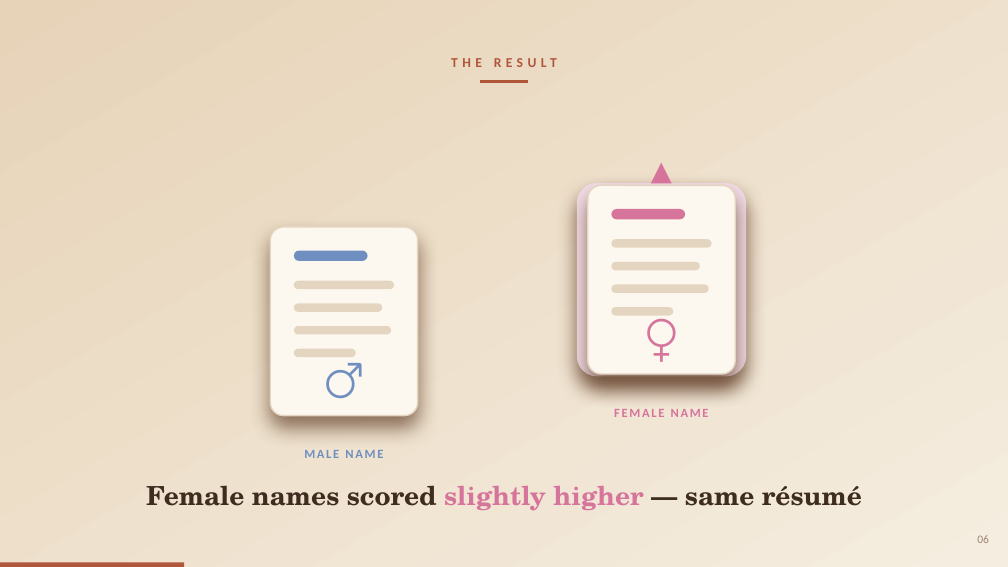
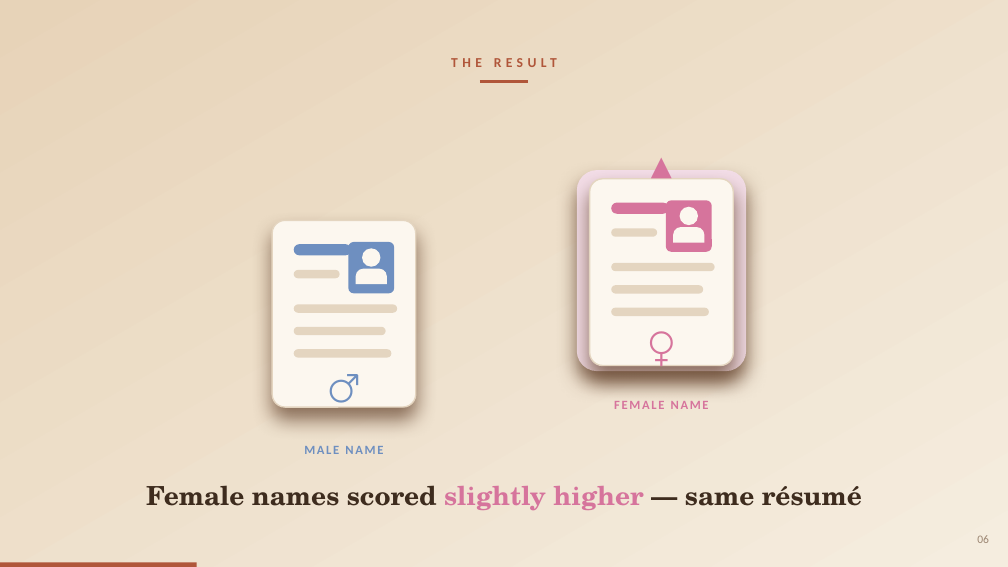
Before and after one commit to pwagle16/visual_communication, a slide deck: slide 6 of presentation/gender_bias_llm_hiring.pptx. Drawn at 1008x567 pixels with LibreOffice and Linux fonts; fonts in the diff are those of the drawing. Boxes give left, top, right and bottom in pixels: in the first picture for what was removed or moved away, otherwise in the second. Text is boxed around its words. In the diff, an @@ line names an element or a change of style, - is before the commit and + after.

```diff
--- a/presentation/gender_bias_llm_hiring.pptx
+++ b/presentation/gender_bias_llm_hiring.pptx
@@ rounded rectangle: place and size @@
-rounded rectangle at box(577, 183, 746, 377)
+rounded rectangle at box(577, 170, 746, 371)
@@ rounded rectangle: place and size @@
-rounded rectangle at box(588, 185, 736, 374)
+rounded rectangle at box(590, 179, 734, 366)
@@ rounded rectangle: place and size @@
-rounded rectangle at box(612, 209, 685, 219)
+rounded rectangle at box(611, 203, 668, 214)
@@ rounded rectangle added at box(666, 200, 712, 252), fill #D6749C @@
@@ ellipse added at box(680, 207, 698, 225), fill #FCF7EF @@
@@ 2 texts, 1 rounded rectangle: place and size @@
-2 texts, 1 rounded rectangle at box(270, 147, 699, 458)
+2 texts, 1 rounded rectangle at box(272, 142, 699, 454)
@@ rounded rectangle: place and size @@
-rounded rectangle at box(612, 239, 712, 247)
+rounded rectangle at box(611, 228, 657, 237)
@@ round same rect added at box(673, 227, 704, 243), fill #FCF7EF @@
@@ rounded rectangle: place and size @@
-rounded rectangle at box(294, 250, 368, 261)
+rounded rectangle at box(293, 244, 351, 256)
@@ rounded rectangle added at box(349, 242, 395, 293), fill #6E8FC0 @@
@@ round same rect added at box(355, 268, 386, 284), fill #FCF7EF @@
@@ ellipse added at box(362, 249, 380, 267), fill #FCF7EF @@
@@ rounded rectangle: place and size @@
-rounded rectangle at box(612, 262, 700, 270)
+rounded rectangle at box(611, 263, 715, 271)
@@ rounded rectangle: place and size @@
-rounded rectangle at box(294, 281, 395, 289)
+rounded rectangle at box(293, 270, 340, 278)
@@ rounded rectangle: place and size @@
-rounded rectangle at box(612, 284, 709, 293)
+rounded rectangle at box(611, 285, 703, 293)
@@ rounded rectangle: place and size @@
-rounded rectangle at box(294, 326, 392, 334)
+rounded rectangle at box(293, 327, 386, 335)
@@ rounded rectangle: place and size @@
-rounded rectangle at box(294, 303, 383, 312)
+rounded rectangle at box(293, 305, 397, 313)
@@ text "♀" at box(590, 321, 734, 369): size 42 to 34 pt @@
@@ text "♀": place and size @@
-text "♀" at box(588, 304, 736, 368)
+text "♀" at box(590, 321, 734, 369)
@@ rounded rectangle: place and size @@
-rounded rectangle at box(612, 307, 674, 315)
+rounded rectangle at box(611, 308, 709, 316)
@@ rounded rectangle: place and size @@
-rounded rectangle at box(294, 349, 356, 357)
+rounded rectangle at box(293, 349, 391, 358)
@@ text "♂": place and size @@
-text "♂" at box(270, 346, 417, 410)
+text "♂" at box(272, 362, 416, 411)
@@ text "♂" at box(272, 362, 416, 411): size 42 to 34 pt @@
@@ text "FEMALE NAME": place and size @@
-text "FEMALE NAME" at box(614, 409, 709, 417)
+text "FEMALE NAME" at box(614, 401, 709, 409)
@@ rectangle: place and size @@
-rectangle at box(0, 563, 185, 567)
+rectangle at box(0, 563, 197, 567)
```
Also in this commit, not shown: 6 other slides changed, 1 slide added, 2 slides removed, 1 other file.
